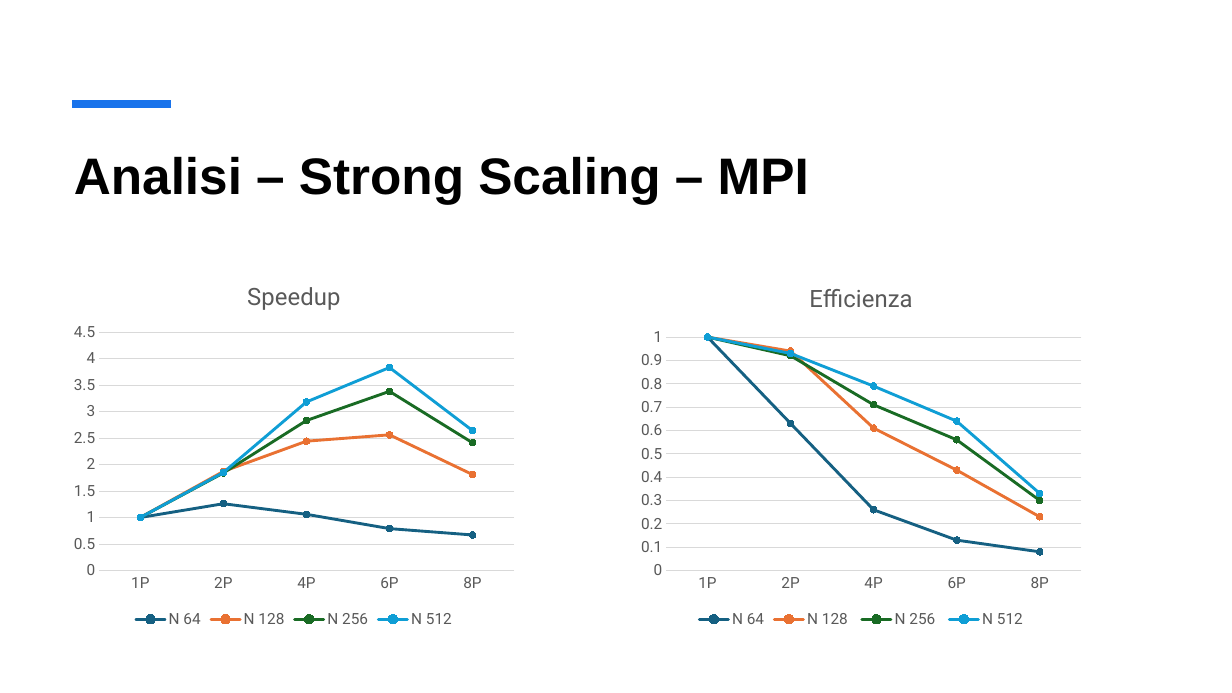
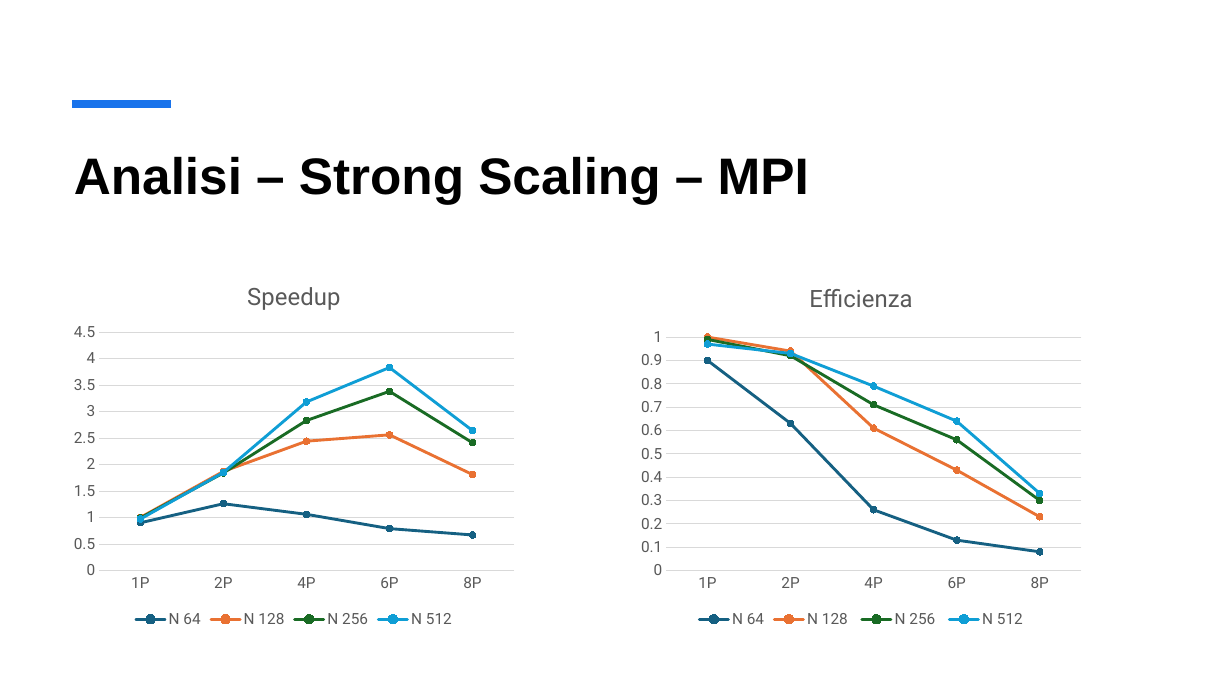
Before and after one commit to Gasspire/appunti-universita, a slide deck: slide 23 of Secondo Semestre/principi_prog_parallela/Codici/Progetto/Simulazione della Diffusione del Calore 2D.pptx (slide 21 before the commit). Drawn at 1232x693 pixels with LibreOffice and Linux fonts; fonts in the diff are those of the drawing. Boxes give left, top, right and bottom in pixels: in the first picture for what was removed or moved away, otherwise in the second. Text is boxed around its words. In the diff, an @@ line names an element or a change of style, - is before the commit and + after.

```diff
--- a/Secondo Semestre/principi_prog_parallela/Codici/Progetto/Simulazione della Diffusione del Calore 2D.pptx
+++ b/Secondo Semestre/principi_prog_parallela/Codici/Progetto/Simulazione della Diffusione del Calore 2D.pptx
@@ line chart at <box>65,266,523,632</box> @@
@@ N 64, 1P: 1 to 0.9 @@
@@ line chart at <box>632,266,1091,632</box> @@
@@ N 64, 1P: 1 to 0.9 @@
@@ N 256 , 1P: 1 to 0.99 @@
@@ N 512, 1P: 1 to 0.97 @@
```
Also in this commit, not shown: 1 other slide changed, 7 slides added, 1 slide removed, 8 other files.
